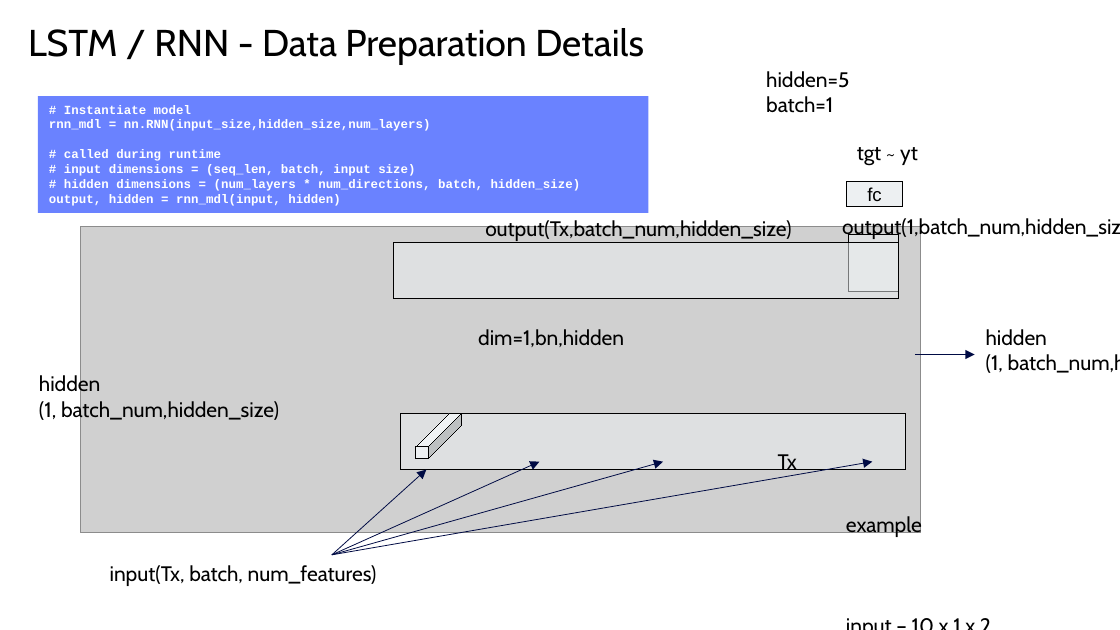
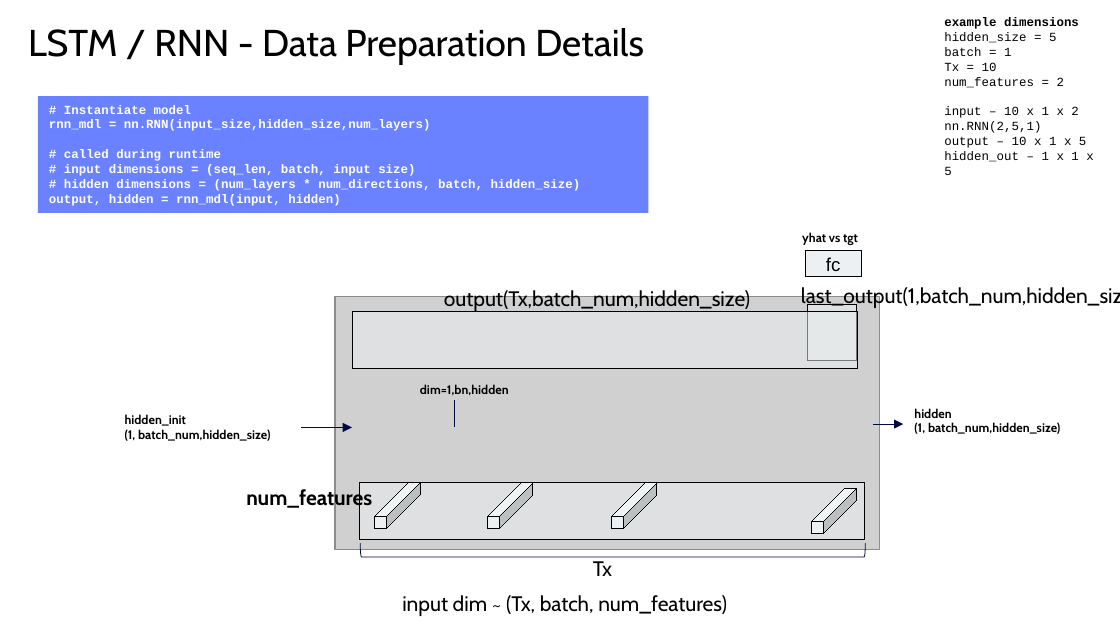
Before and after one commit to peigonhole/aicoc-ai-immersion, a slide deck: slide 3 of Sequence/fastai_lstm_rnn_timeseries.pptx (slide 4 before the commit). Drawn at 1120x630 pixels with LibreOffice and Linux fonts; fonts in the diff are those of the drawing; grey boxes stand for pictures. Boxes give left, top, right and bottom in pixels: in the first picture for what was removed or moved away, otherwise in the second. Text is boxed around its words. In the diff, an @@ line names an element or a change of style, - is before the commit and + after.

```diff
--- a/Sequence/fastai_lstm_rnn_timeseries.pptx
+++ b/Sequence/fastai_lstm_rnn_timeseries.pptx
@@ text "example dimensions": place and size @@
-text "example dimensions" at (846,515,922,539)
+text "example dimensions" at (944,17,1093,175)
@@ text at (944,17,1079,88): text changed; size 13.5 to 8 pt; font Cabin to Courier New @@
-example
+example dimensions
+hidden_size = 5
+batch = 1
+Tx = 10
+num_features = 2
@@ text removed at (766,71,849,113) @@
-hidden=5
-batch=1
@@ text at (944,107,1086,148): size 13.5 to 8 pt, font Cabin to Courier New in "input – 10 x 1 x 2", "output – 10 x 1 x 5" @@
@@ text at (944,122,1041,133): text changed; size 13.5 to 8 pt; font Cabin to Courier New @@
-Rnn(2,5,1)
+nn.RNN(2,5,1)
@@ text at (944,151,1093,175): paragraph added @@
+hidden_out – 1 x 1 x 5
@@ text at (802,232,858,245): text changed; size 13.5 to 8 pt; bold on @@
-tgt ~ yt
+yhat vs tgt
@@ picture: place and size @@
-picture at (81,226,921,533)
+picture at (335,296,879,549)
@@ text at (801,287,1120,310): text changed @@
-output(1,batch_num,hidden_size)
+last_output(1,batch_num,hidden_size)
@@ text "dim=1,bn,hidden": place and size @@
-text "dim=1,bn,hidden" at (478,329,624,347)
+text "dim=1,bn,hidden" at (420,384,509,395)
@@ text "dim=1,bn,hidden" at (420,384,509,395): size 13.5 to 8 pt, bold on @@
@@ text "hidden_init": place and size @@
-text "hidden_init" at (39,374,279,423)
+text "hidden_init" at (125,414,270,441)
@@ text at (125,414,186,426): text changed; size 13.5 to 8 pt; bold on @@
-hidden
+hidden_init
@@ line added from (455, 400) to (455, 428), #000B44 0.5 pt @@
@@ text "hidden" at (914,408,1060,434): size 13.5 to 8 pt, bold on @@
@@ text "hidden": place and size @@
-text "hidden" at (986,329,1120,373)
+text "hidden" at (914,408,1060,434)
@@ text at (125,429,270,441): size 13.5 to 8 pt, bold on in "(1, batch_num,hidden_size)" @@
@@ arrow added from (301, 428) to (352, 428), #000B44 0.5 pt @@
@@ arrow moved from (915, 355) - (974, 355) to (874, 424) - (904, 424) @@
@@ arrow removed from (332, 554) to (427, 469) @@
@@ arrow removed from (332, 554) to (540, 461) @@
@@ arrow removed from (332, 554) to (663, 461) @@
@@ arrow removed from (332, 554) to (872, 461) @@
@@ text added at (246,487,372,511), 13.5 pt, text #000000, bold @@
+num_features
@@ 4 rectangles, 1 text, 1 cube: place and size @@
-4 rectangles, 1 text, 1 cube at (393,181,906,469)
+4 rectangles, 1 text, 1 cube at (352,251,865,539)
@@ cube added at (487,483,533,529), fill #EDF0F2, outline #000000 0.75 pt @@
@@ cube added at (612,483,657,529), fill #EDF0F2, outline #000000 0.75 pt @@
@@ cube added at (811,488,857,534), fill #EDF0F2, outline #000000 0.75 pt @@
@@ left bracket added at (360,544,865,557), outline #000B44 0.5 pt @@
@@ text "Tx" rewrapped from (778,454,797,476) to (593,561,612,576) @@
@@ text at (402,595,727,616): text changed @@
-input(Tx, batch, num_features)
+input dim ~ (Tx, batch, num_features)
```
Also in this commit, not shown: 2 other slides changed, 10 slides removed.
